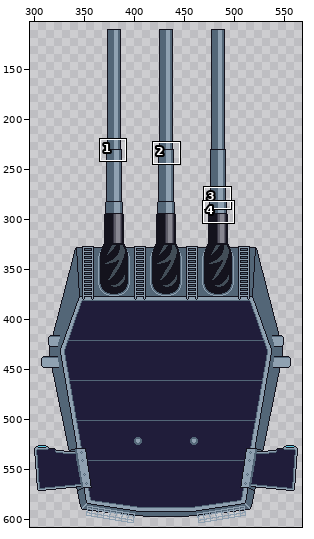
Edited in one commit: pixel-art file (Assets/ships/usa/Montana/406mmMk7.aseprite). Above, an overview of the earlier version with the close-up marked.
Close-up. First the earlier version:
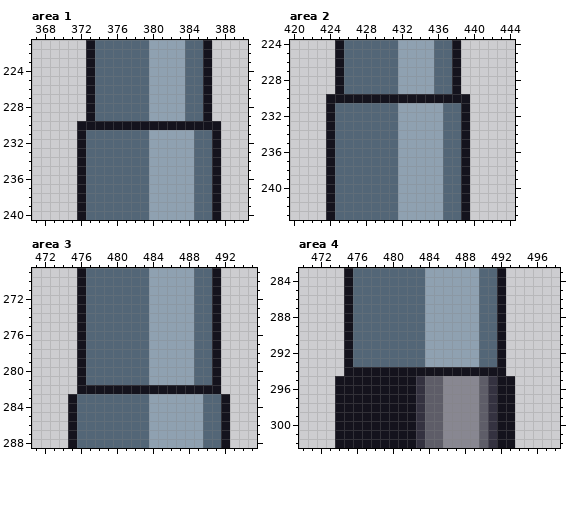
864x864 pixels, 1 frame. Shown: area 1: x 367..390, y 221..240; area 2: x 420..444, y 224..243; area 3: x 471..495, y 269..288; area 4: x 470..498, y 283..302. The wide view leaves out empty margins. The commit also changed other parts of the picture, which this record leaves out.
And afterwards:
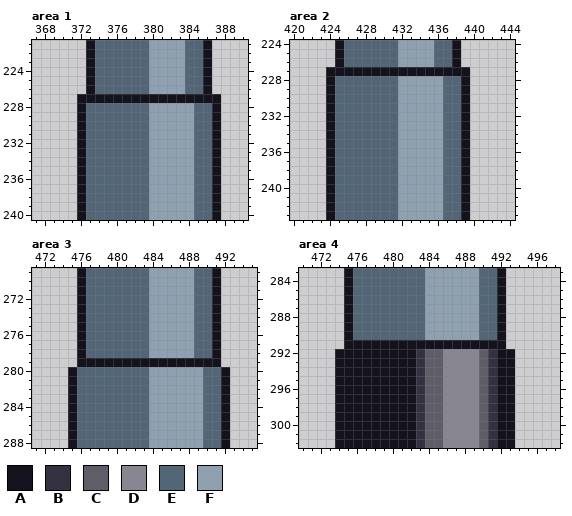
Palette (. is transparent): A #14131d  B #343240  C #5e5d68  D #888791  E #536677  F #8fa1b1
The edit:
Area 1, layer "mk7turrent":
y 227: x 372 . -> A; x 374..385 EEEEEEFFFFEE -> AAAAAAAAAAAA; x 387 . -> A
y 228..229: x 372..373 .A -> AE; x 384 E -> F; x 386..387 A. -> EA
y 230: x 373..386 AAAAAAAAAAAAAA -> EEEEEEEFFFFFEE
Area 2, layer "mk7turrent":
y 227: x 424 . -> A; x 426..437 EEEEEEFFFFEE -> AAAAAAAAAAAA; x 439 . -> A
y 228..229: x 424..425 .A -> AE; x 436 E -> F; x 438..439 A. -> EA
y 230: x 425..438 AAAAAAAAAAAAAA -> EEEEEEEFFFFFEE
Area 3, layer "mk7turrent":
y 279: x 477..490 EEEEEEEFFFFFEE -> AAAAAAAAAAAAAA
y 280..281: x 475..476 .A -> AE; x 489 E -> F; x 491..492 A. -> EA
y 282: x 475..492 .AAAAAAAAAAAAAAAA. -> AEEEEEEEEFFFFFFEEA
Area 4, layer "mk7turrent":
y 291: x 476..491 EEEEEEEEFFFFFFEE -> AAAAAAAAAAAAAAAA
y 292..293: x 474 . -> A; x 476..491 EEEEEEEEFFFFFFEE -> AAAAAAABCCDDDDCB; x 493 . -> A
y 294: x 474 . -> A; x 483..491 AAAAAAAAA -> BCCDDDDCB; x 493 . -> A
Pixel boxes of the changes (left, top, right, bottom) in both close-ups:
changed: (77, 94, 221, 130)
changed: (326, 67, 470, 103)
changed: (68, 358, 230, 394)
changed: (335, 340, 515, 376)
